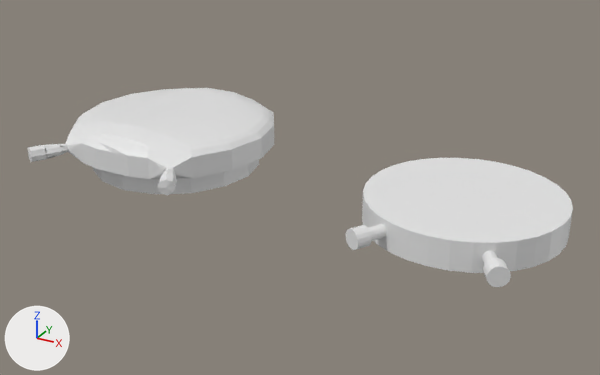
Two versions of the Blender file tools/blender/results/options_head.blend, one commit apart.
Rendered twice from a camera (50 mm lens) standing at (215.0, -726.0, 333.0) and looking at (-180.0, -7.0, -27.0). Arrows for +X, +Y and +Z are at lower left; the lights stay in place. The older version comes first.

Objects in the first picture: 'Chrono', 'watchcasing'.
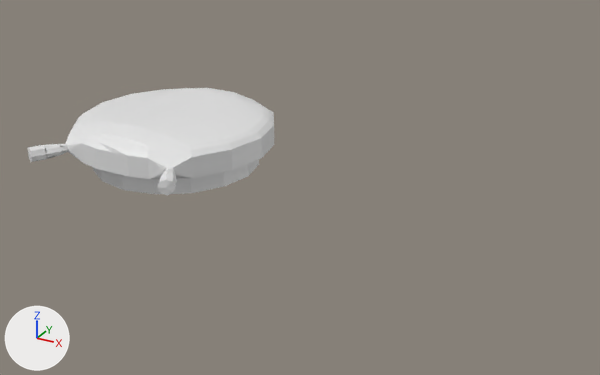
Changed parts and their boxes [x1, y1, x2, y2] in the pictures (600 x 375 px):
```json
{"object": "Chrono", "change": "hidden", "before": [346, 158, 573, 287]}
```

Scene script edits in JSON lines:
```json
{"op": "add", "block": "ob_chrono", "code": "ob_chrono.hide_set(True)"}
```
